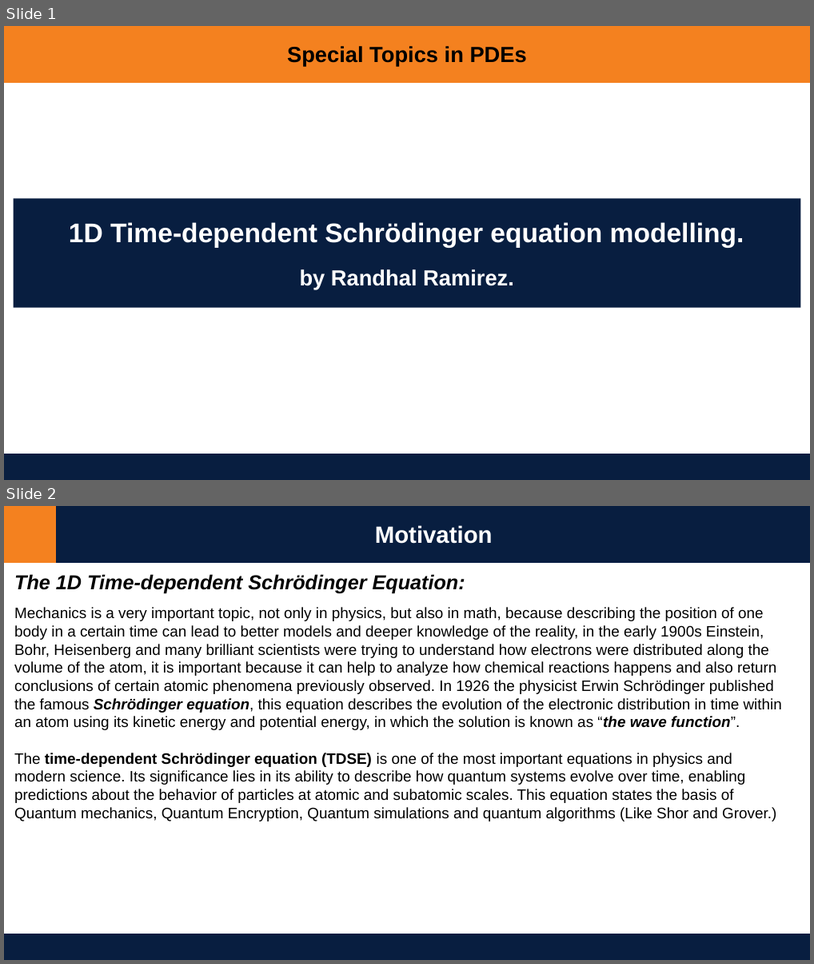
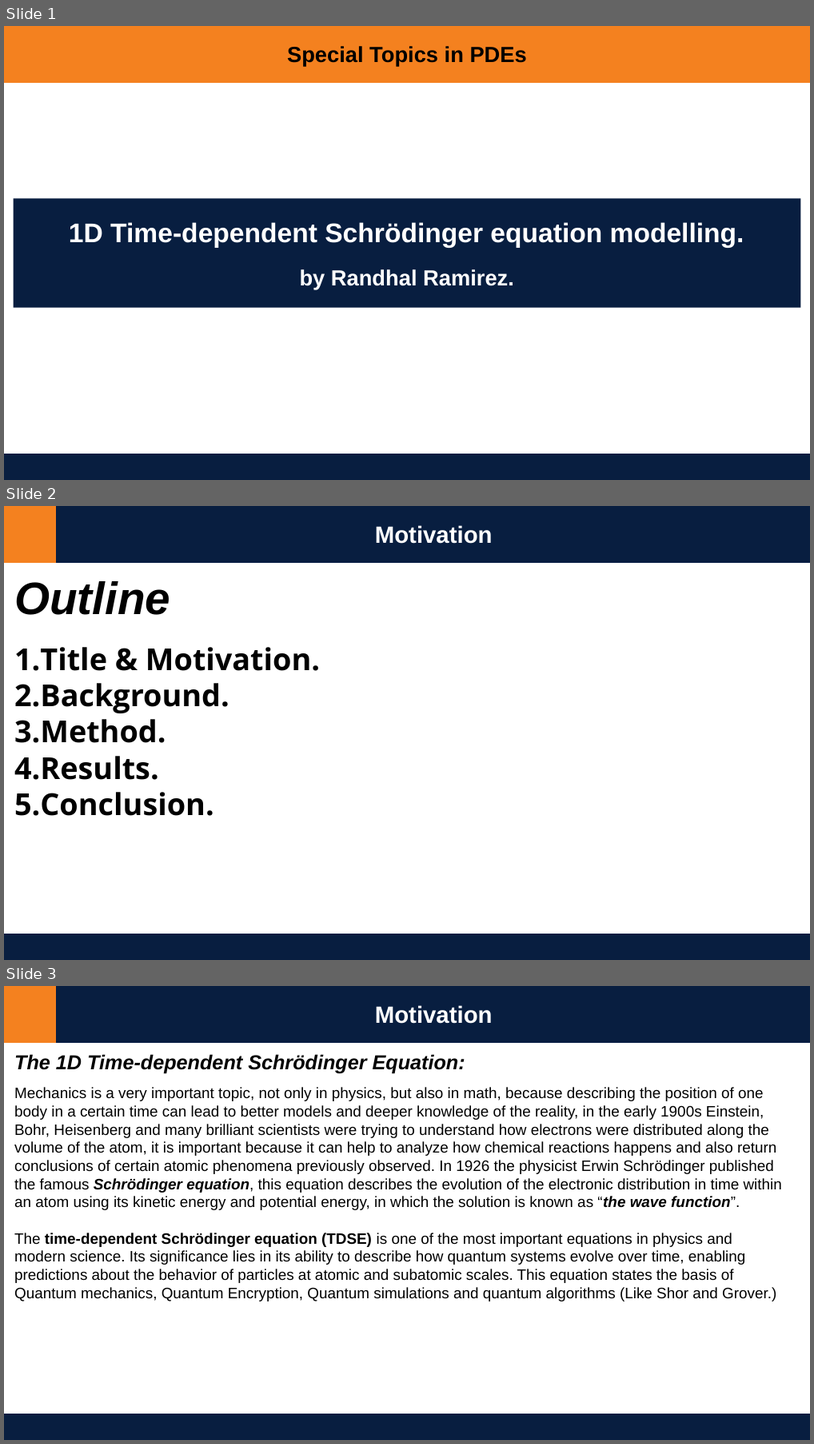
Before and after one commit to Randhal1/Special_topics, a slide deck: Final_Project/Ramirez_Randhal_Schr_eq.pptx. Shown one above the other, each under a label of ours: slides 1 and 2 before the commit, slides 1, 2 and 3 after it. The pictures are 814x964 and 814x1444 pixels, drawn with LibreOffice and Linux fonts; fonts in the diff are those of the drawing. Boxes give left, top, right and bottom in pixels: in the first picture for what was removed or moved away, otherwise in the second. Text is boxed around its words. In the diff, an @@ line names an element or a change of style, - is before the commit and + after.

Commit message:
Fair update

```diff
--- a/Final_Project/Ramirez_Randhal_Schr_eq.pptx
+++ b/Final_Project/Ramirez_Randhal_Schr_eq.pptx
@@ slide 2 added at [4, 506, 810, 960], background #FFFFFF @@
@@ rectangle added at [4, 506, 85, 562], fill #F4811F, outline #F4811F 1 pt @@
@@ rectangle added at [56, 506, 810, 562], fill #081E40, outline #051B43 1 pt, 28 pt, text #FFFFFF, bold @@
+Motivation
@@ text added at [14, 581, 170, 615], 54 pt, text #000000, bold, italic @@
+Outline
@@ text added at [14, 647, 320, 816], 36 pt, text #000000, bold @@
+1. Title & Motivation.
+2. Background.
+3. Method.
+4. Results.
+5. Conclusion.
@@ rectangle added at [4, 934, 810, 960], fill #081E40, outline #051B43 1 pt @@
@@ what was slide 2 is now slide 3 @@
```
